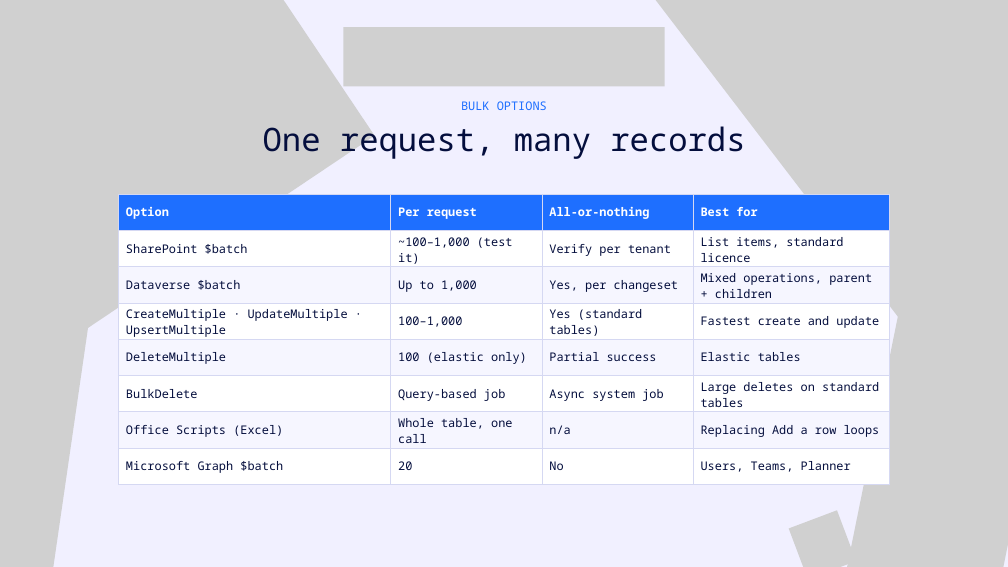
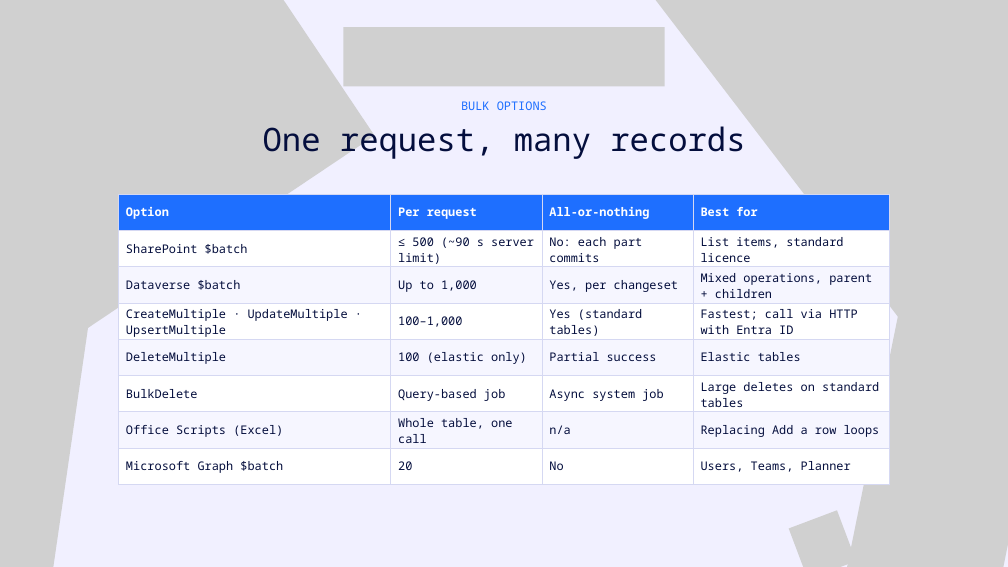
Before and after one commit to david-lorenzo88/power-automate-optimization-techniques, a slide deck: slide 19 of deck/From-Hours-to-Seconds.pptx (slide 18 before the commit). Drawn at 1008x567 pixels with LibreOffice and Linux fonts; fonts in the diff are those of the drawing; grey boxes stand for pictures. Boxes give left, top, right and bottom in pixels: in the first picture for what was removed or moved away, otherwise in the second. Text is boxed around its words. In the diff, an @@ line names an element or a change of style, - is before the commit and + after.

```diff
--- a/deck/From-Hours-to-Seconds.pptx
+++ b/deck/From-Hours-to-Seconds.pptx
@@ table at (118,194,890,484) @@
-row 2, column 2: ~100–1,000 (test it)
+row 2, column 2: ≤ 500 (~90 s server limit)
-row 2, column 3: Verify per tenant
+row 2, column 3: No: each part commits
-row 4, column 4: Fastest create and update
+row 4, column 4: Fastest; call via HTTP with Entra ID
```
Also in this commit, not shown: 12 other slides changed, 3 slides added, 1 slide removed, 3 other files.
